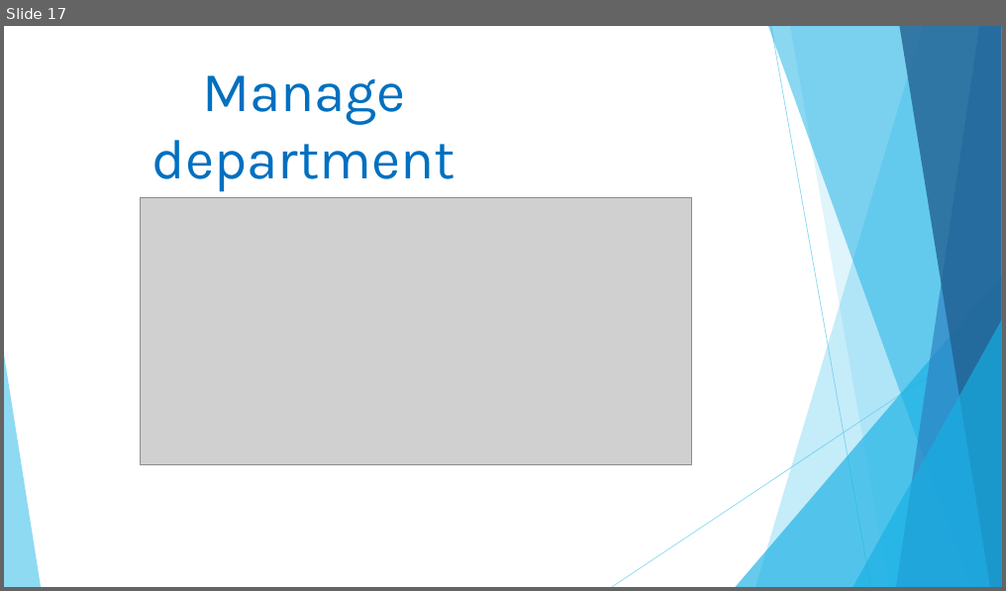
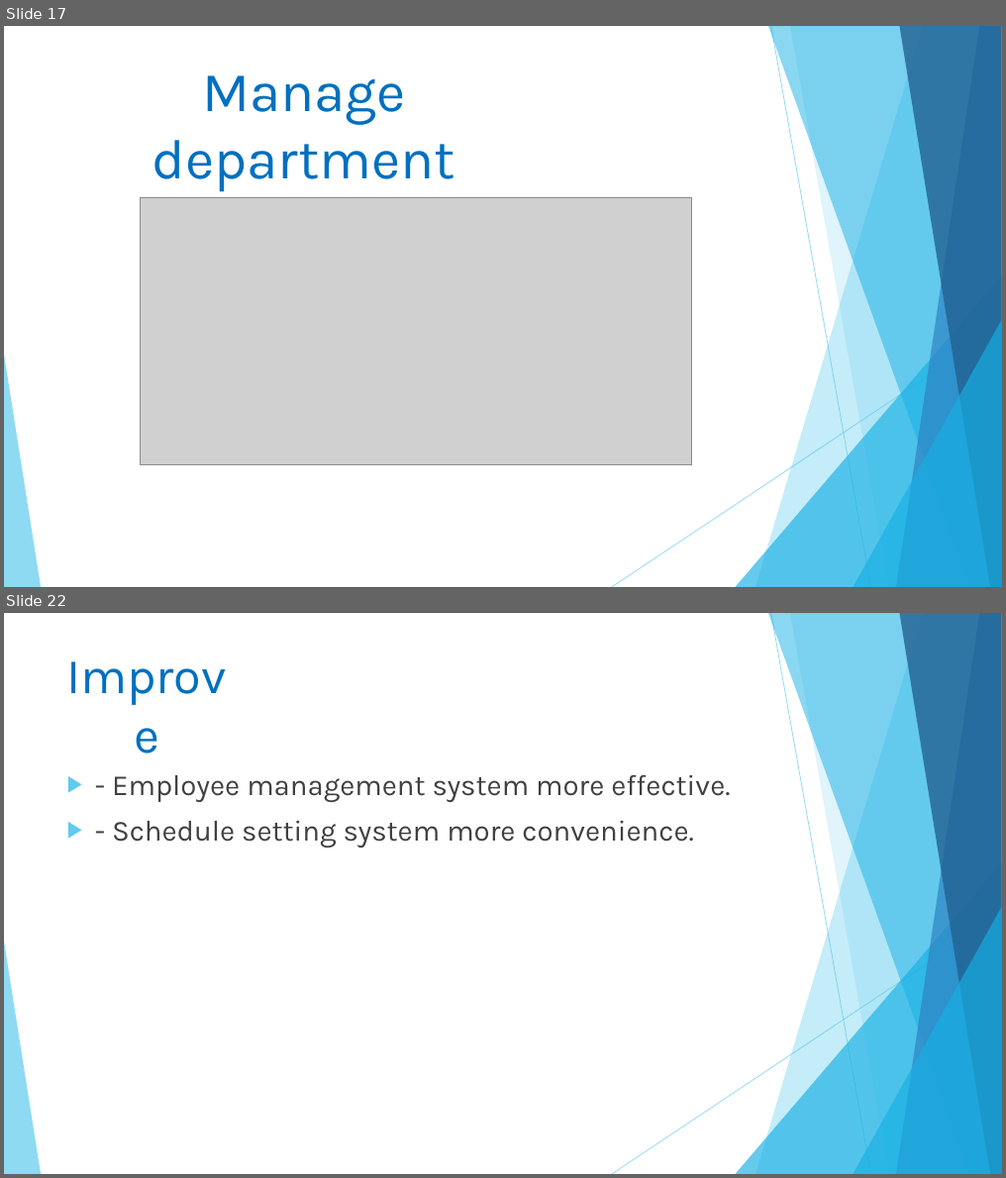
Before and after one commit to linhmimoza/Hospital_PortalExtra, a slide deck: Hospital.pptx. Shown one above the other, each under a label of ours: slide 17 before the commit, slides 17 and 22 after it; the slides between them are not shown. The pictures are 1006x591 and 1006x1178 pixels, drawn with LibreOffice and Linux fonts; fonts in the diff are those of the drawing; grey boxes stand for pictures. Boxes give left, top, right and bottom in pixels: in the first picture for what was removed or moved away, otherwise in the second. Text is boxed around its words. In the diff, an @@ line names an element or a change of style, - is before the commit and + after.

```diff
--- a/Hospital.pptx
+++ b/Hospital.pptx
@@ slide 22 added at [4, 613, 1002, 1174], background #FFFFFF; not listed: 10 template elements that a slide beside it also shows @@
@@ text added at [48, 640, 245, 708], 48 pt, text #0070C0 @@
+Improve
@@ text added at [112, 775, 730, 848], 28 pt, text #404040 @@
+▶ - Employee management system more effective.
+▶ - Schedule setting system more convenience.
```
Also in this commit, not shown: 6 other slides added, 1 slide removed, 15 other files.
